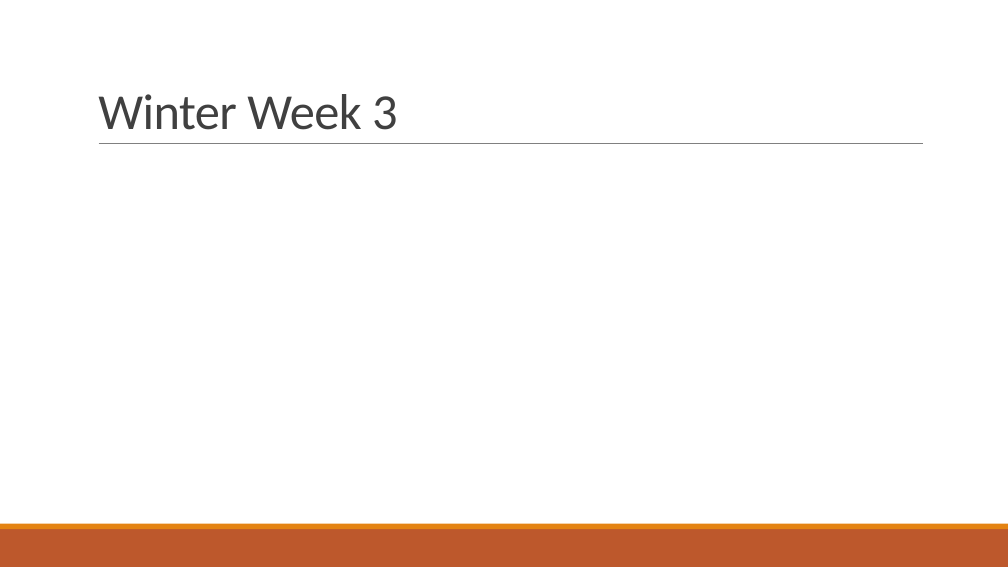
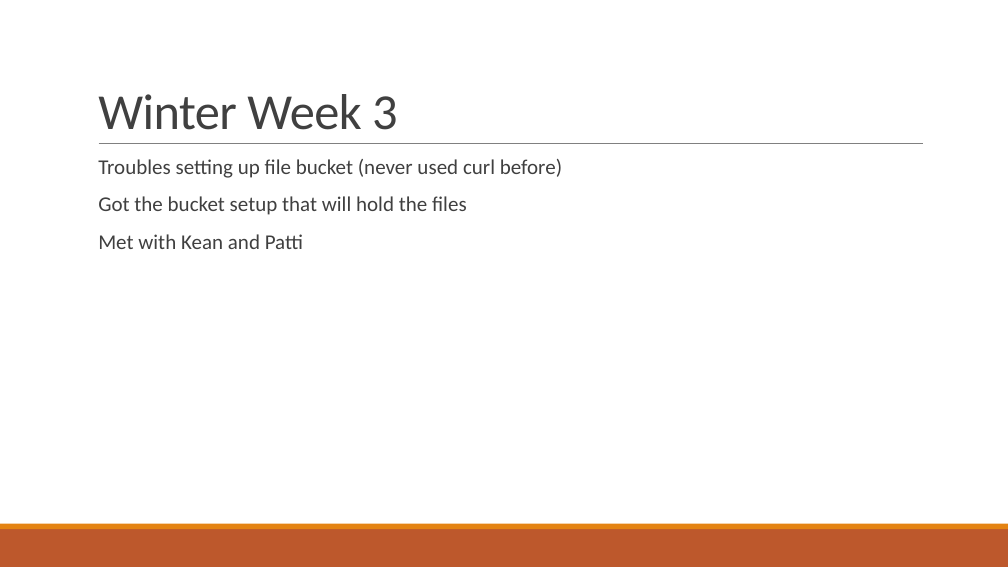
Before and after one commit to gonsalvg/Capstone-Forge-App, a slide deck: slide 35 of Project Documents/Progress Report 2/Progress report.pptx (slide 31 before the commit). Drawn at 1008x567 pixels with LibreOffice and Linux fonts; fonts in the diff are those of the drawing. Boxes give left, top, right and bottom in pixels: in the first picture for what was removed or moved away, otherwise in the second. Text is boxed around its words. In the diff, an @@ line names an element or a change of style, - is before the commit and + after.

```diff
--- a/Project Documents/Progress Report 2/Progress report.pptx
+++ b/Project Documents/Progress Report 2/Progress report.pptx
@@ text added at box(98, 159, 562, 249), 20 pt, text #404040 @@
+  Troubles setting up file bucket (never used curl before)
+  Got the bucket setup that will hold the files
+  Met with Kean and Patti
```
Also in this commit, not shown: 7 other slides changed, 4 slides added, 1 other file.
